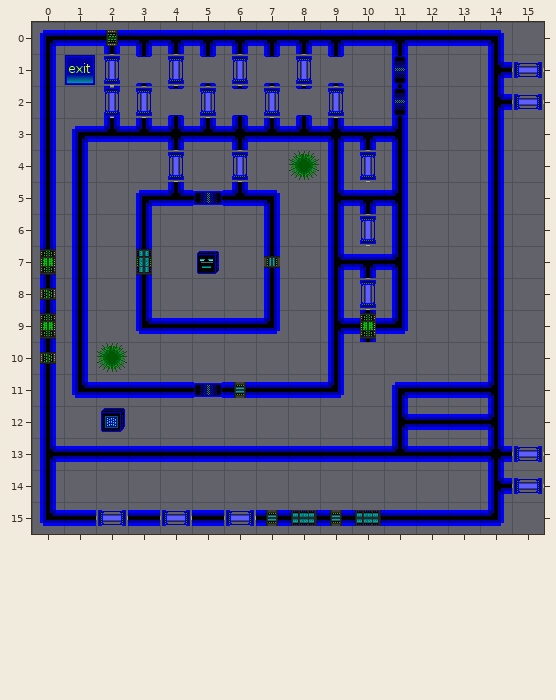
A Tiled map gets an edit: data/stories/1-in-the-beginning/level1.tmx. Above is the file before it was changed.
Cells are 32x32 px. Shown: x 0..15, y 0..15.
The same view after the edit:
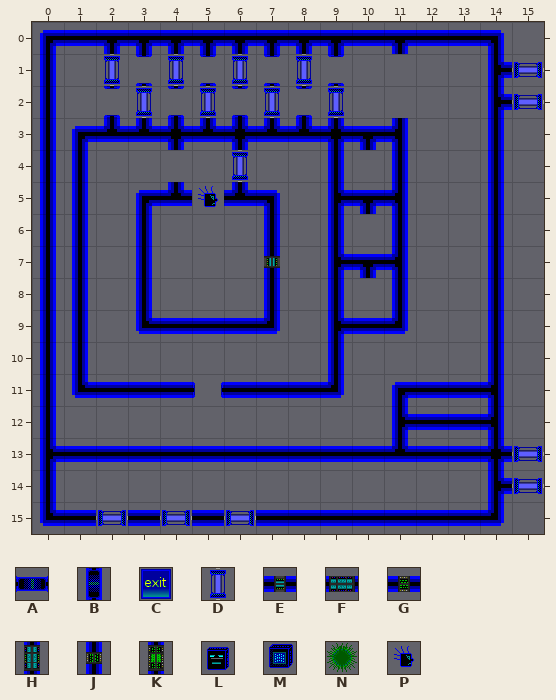
Key: from "alive": A 5, B 6, C 15, D 25, E 40, F 42, G 44, H 51, J 52, K 54, L 56, M 57, N 58, P 64.
Objects are placed by their top-left corner, in cells (3,4 is the top-left corner of cell 3,4); size is 1x1 cell unless given.
Commit message: add capacitor pop animation
Change:
Layer "objects":
added: P "cap" at 5,5
removed: G "switch exit cap" at 2,0
removed: C "exit" at 1,1
removed: B "door 3" at 11,1
removed: D "cap 2" at 2,2
removed: B "door 3" at 11,2
removed: D "popcap" at 10,4
removed: D "cap 1" at 4,4
removed: N "VIRUs" at 8,4
removed: A "door 1" at 5,5
removed: D "popcap" at 10,6
removed: H "term hello" at 3,7
removed: L "player" at 5,7
removed: K "term gbv" at 0,7
removed: D "popcap" at 10,8
removed: J "term gsv" at 0,8
removed: K "pop caps" at 10,9
removed: K "term gbv" at 0,9
removed: N "VIRUs" at 2,10
removed: J "term gsv" at 0,10
removed: A "door 2" at 5,11
removed: E "switch 2" at 6,11
removed: M "Ice" at 2,12
removed: F "term blue big h" at 8,15
removed: E "term blue small h" at 7,15
removed: E "term blue small h" at 9,15
removed: F "term blue big h" at 10,15
